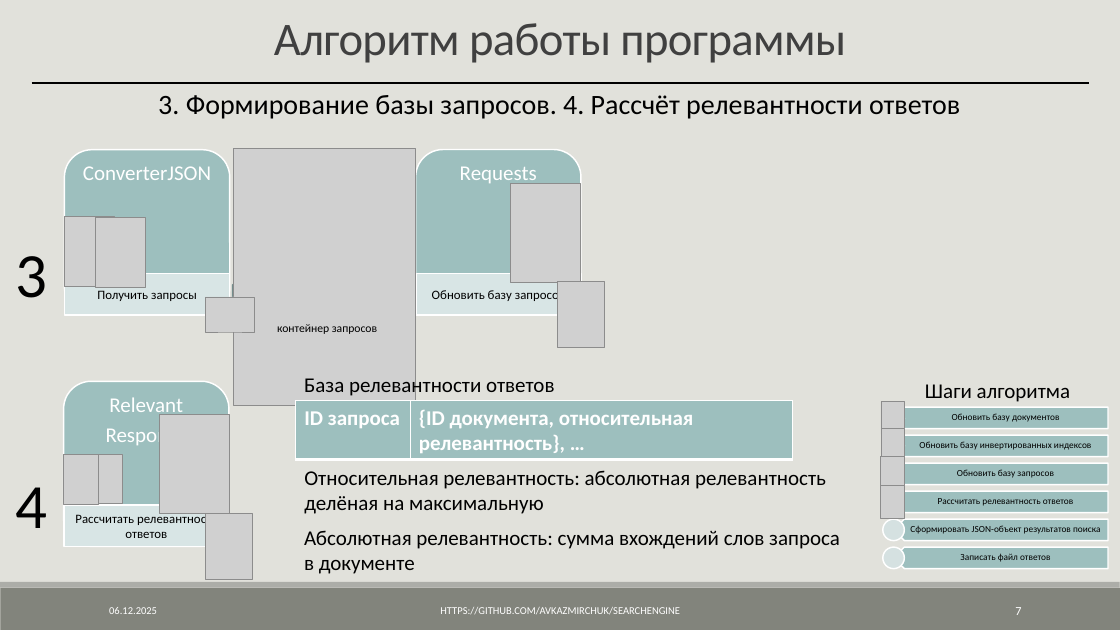
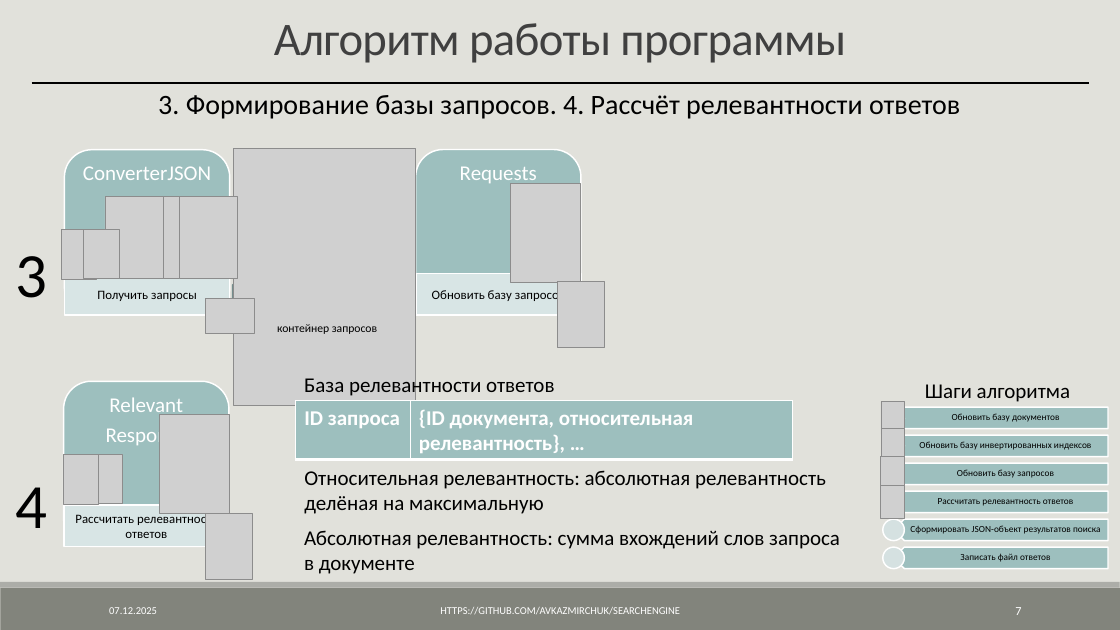
Before and after one commit to AVKazmirchuk/SearchEngine, a slide deck: slide 7 of presentation/защита.pptx. Drawn at 1120x630 pixels with LibreOffice and Linux fonts; fonts in the diff are those of the drawing; grey boxes stand for pictures. Boxes give left, top, right and bottom in pixels: in the first picture for what was removed or moved away, otherwise in the second. Text is boxed around its words. In the diff, an @@ line names an element or a change of style, - is before the commit and + after.

```diff
--- a/presentation/защита.pptx
+++ b/presentation/защита.pptx
@@ picture added at <box>105,197,164,279</box> @@
@@ picture added at <box>142,196,201,278</box> @@
@@ picture added at <box>179,196,238,278</box> @@
@@ picture added at <box>61,229,97,279</box> @@
@@ picture removed at <box>65,217,114,287</box> @@
@@ picture added at <box>84,229,119,279</box> @@
@@ picture removed at <box>96,218,145,288</box> @@
@@ text at <box>109,607,157,614</box>: text changed @@
-06.12.2025
+07.12.2025
```
Also in this commit, not shown: 25 other slides changed, 17 other files.
